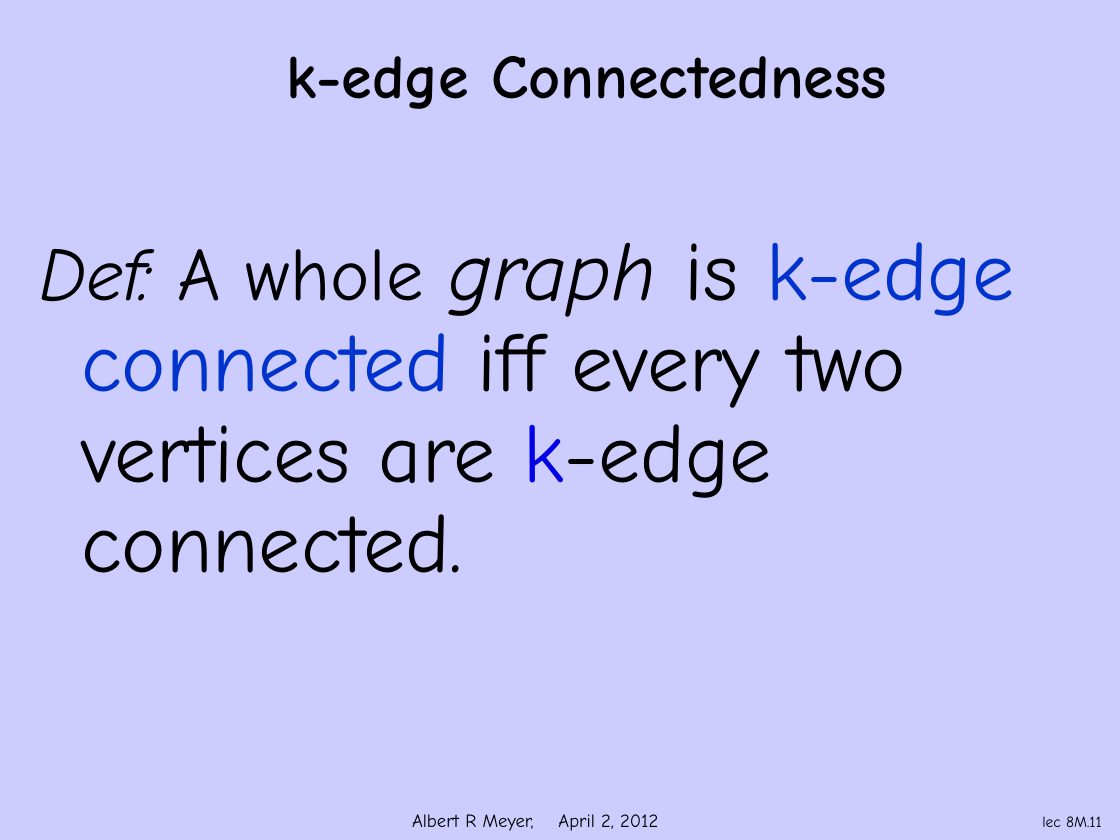
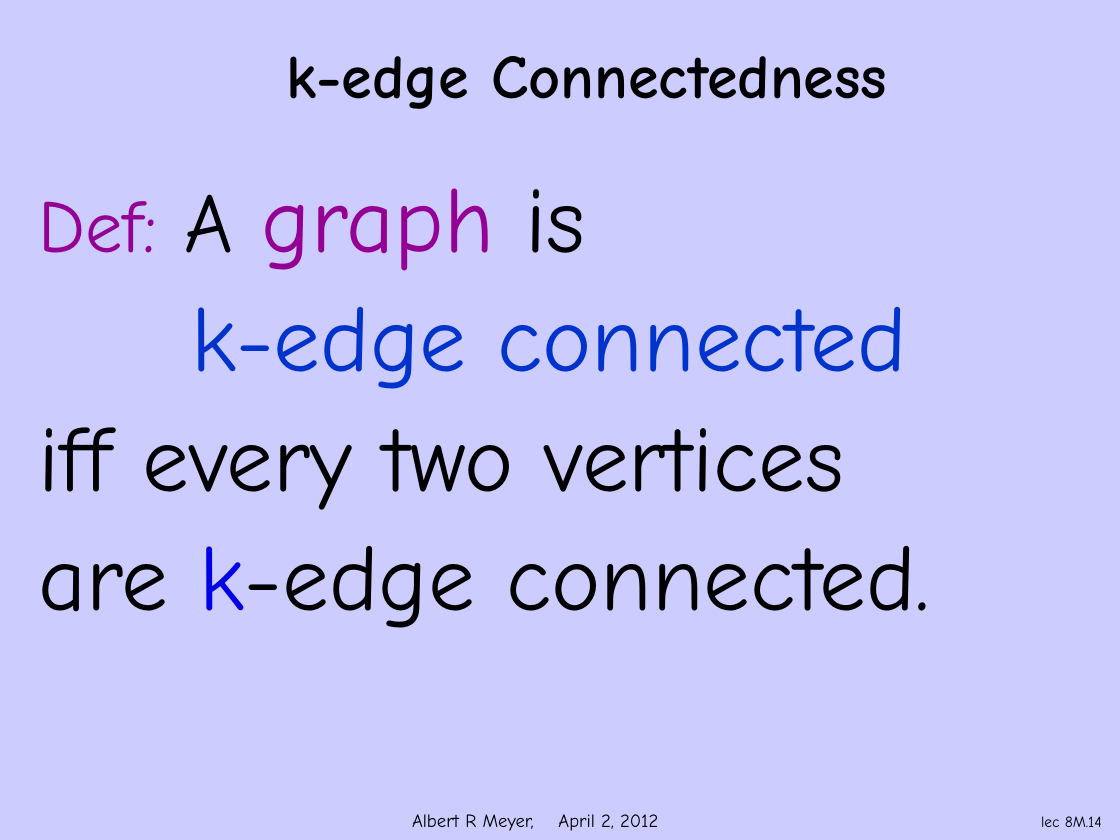
Before and after one commit to armeyer/mcs_web, a slide deck: slide 14 of spring12/slidesS12/simple-connect.pptx (slide 11 before the commit). Drawn at 1120x840 pixels with LibreOffice and Linux fonts; fonts in the diff are those of the drawing; background and template pictures are left out. Boxes give left, top, right and bottom in pixels: in the first picture for what was removed or moved away, otherwise in the second. Text is boxed around its words. In the diff, an @@ line names an element or a change of style, - is before the commit and + after.

```diff
--- a/spring12/slidesS12/simple-connect.pptx
+++ b/spring12/slidesS12/simple-connect.pptx
@@ text at (38,188,930,628): text changed; size 54 to 60 pt @@
-Def: A whole graph is k-edge connected iff every two vertices are k-edge connected.
+Def: A graph is
+k-edge connected
+iff every two vertices
+are k-edge connected.
@@ page number at (1041,816,1102,827): text changed @@
-lec 8M.11
+lec 8M.14
```
Also in this commit, not shown: 7 other slides changed, 3 slides added, 5 other files.
